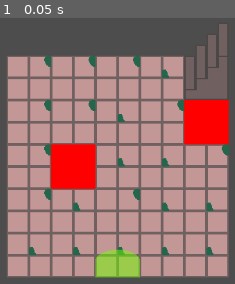
Above: before the commit, frame 1.
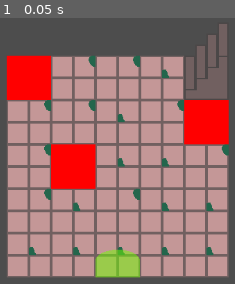
Above: after the commit, the same moment.

Repository: CrumblingAway/AdventureGame
Game: Godot game, scene res://levels/test_house_first_floor_level.tscn
The game is run twice, just before and just after one commit, with the same random seed, the same clock (stepped at 60 frames per second) and the same inputs. This scene is started directly instead of the project's main scene.
Inputs:
- Up to frame 1 (0.05 s): no input

The runs differ from the first frame. In frame 1, 3.2% of the frame differs, in the area x 2-22%, y 13-31%.

Commit message:
CombatLevel: Add invisible effect for enemy cycling.

Diff:
--- a/levels/test_house_first_floor_level.tscn
+++ b/levels/test_house_first_floor_level.tscn
@@ -10,7 +10,7 @@
 [node name="test_house_first_floor_level" type="Node2D" node_paths=PackedStringArray("_grid", "_enemies")]
 script = ExtResource("1_qfqt8")
 _grid = NodePath("Grid")
-_enemies = [NodePath("Enemy"), NodePath("Enemy2")]
+_enemies = [NodePath("Enemy"), NodePath("Enemy2"), NodePath("Enemy3")]
 
 [node name="Grid" parent="." instance=ExtResource("2_qof6g")]
 _packed_scene_mapping = {
@@ -38,6 +38,10 @@
 position = Vector2(736, 224)
 _group = 1
 
+[node name="Enemy3" parent="." instance=ExtResource("5_spgni")]
+position = Vector2(480, 160)
+_group = 1
+
 [node name="CombatSearcher" parent="." node_paths=PackedStringArray("_level") instance=ExtResource("2_o2rto")]
 _level = NodePath("..")
 
--- a/scripts/levels/test_combat_level.gd
+++ b/scripts/levels/test_combat_level.gd
@@ -4,6 +4,7 @@
 
 var _player : Player
 var _enemies : Array
+var _selected_enemy_index : int
 
 var _combat_manager : CombatManager
 
@@ -44,16 +45,20 @@
 			add_child(enemy)
 		enemy.global_position = enemy_position
 
+	_selected_enemy_index = 0
+
 func exit() -> void:
 	pass
 
 func process_input() -> bool:
 	var is_combat_input : bool = false
 	if Input.is_action_just_pressed("move_down"):
-		# Switch to next target
+		_enemies[_selected_enemy_index].visible = true
+		_selected_enemy_index = (_selected_enemy_index + 1) % _enemies.size()
 		is_combat_input = true
 	elif Input.is_action_just_pressed("move_up"):
-		# Switch to previous target
+		_enemies[_selected_enemy_index].visible = true
+		_selected_enemy_index = (_selected_enemy_index - 1) % _enemies.size()
 		is_combat_input = true
 	elif Input.is_action_just_pressed("action"):
 		# Execute selected action
@@ -70,4 +75,4 @@
 	pass
 
 func _process(delta: float) -> void:
-	pass
+	_enemies[_selected_enemy_index].visible = false
